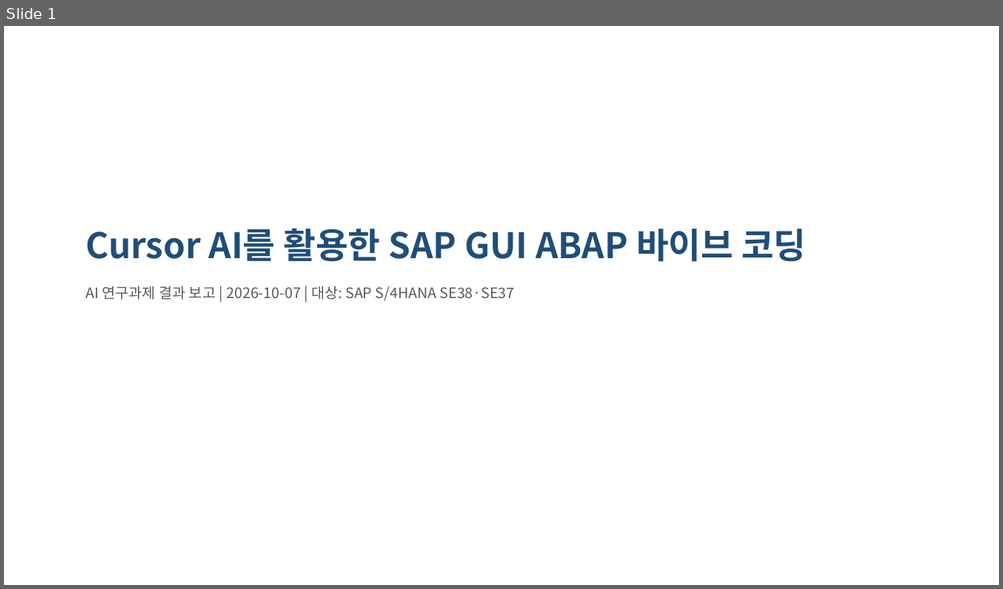
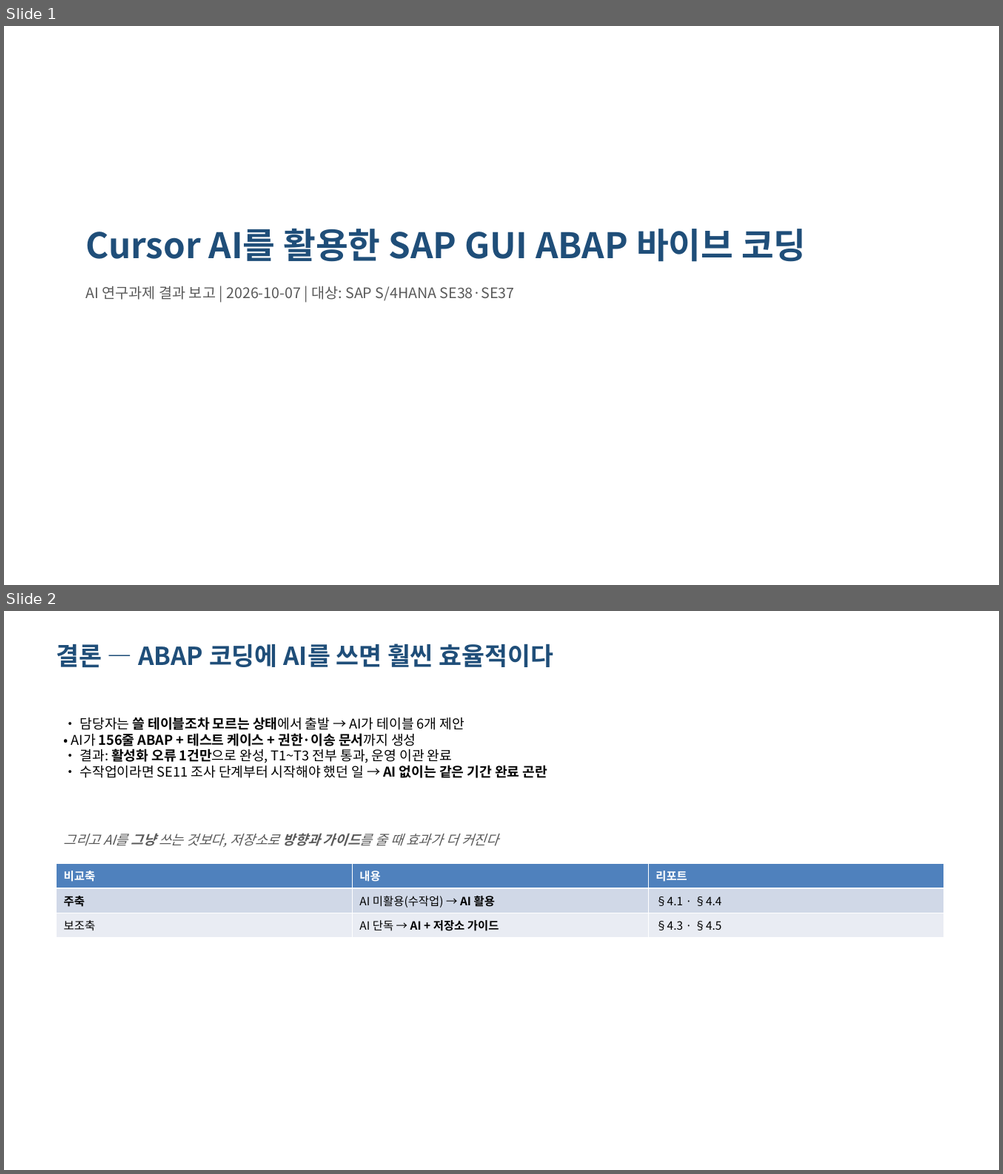
Before and after one commit to hyosungitx00/AI, a slide deck: report/dist/ai-abap-result-deck.pptx. Shown one above the other, each under a label of ours: slide 1 before the commit, slides 1 and 2 after it. The pictures are 1003x589 and 1003x1174 pixels, drawn with LibreOffice and Linux fonts; fonts in the diff are those of the drawing. Boxes give left, top, right and bottom in pixels: in the first picture for what was removed or moved away, otherwise in the second. Text is boxed around its words. In the diff, an @@ line names an element or a change of style, - is before the commit and + after.

```diff
--- a/report/dist/ai-abap-result-deck.pptx
+++ b/report/dist/ai-abap-result-deck.pptx
@@ slide 2 added at [4,611,999,1170], background #FFFFFF @@
@@ text added at [56,644,553,667], 24 pt, text #1F4E79, bold @@
+결론 — ABAP 코딩에 AI를 쓰면 훨씬 효율적이다
@@ text added at [71,717,547,778], 13 pt, text #000000 @@
+• 담당자는 쓸 테이블조차 모르는 상태에서 출발 → AI가 테이블 6개 제안
+• AI가 156줄 ABAP + 테스트 케이스 + 권한·이송 문서까지 생성
+• 결과: 활성화 오류 1건만으로 완성, T1~T3 전부 통과, 운영 이관 완료
+• 수작업이라면 SE11 조사 단계부터 시작해야 했던 일 → AI 없이는 같은 기간 완료 곤란
@@ text added at [63,833,498,847], 13 pt, text #595959, italic @@
+그리고 AI를 그냥 쓰는 것보다, 저장소로 방향과 가이드를 줄 때 효과가 더 커진다
@@ table added at [57,864,945,938], 3 rows, 3 columns @@
+비교축 | 내용 | 리포트
+주축 | AI 미활용(수작업) → AI 활용 | §4.1 · §4.4
+보조축 | AI 단독 → AI + 저장소 가이드 | §4.3 · §4.5
```
Also in this commit, not shown: 13 slides changed, 6 other slides added, 3 slides removed, 2 other files.
